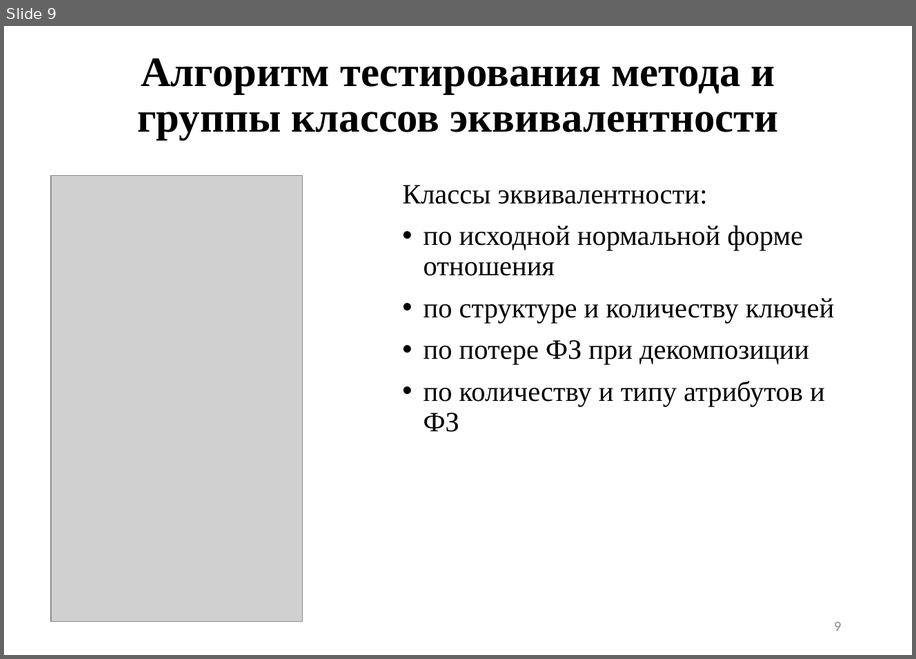
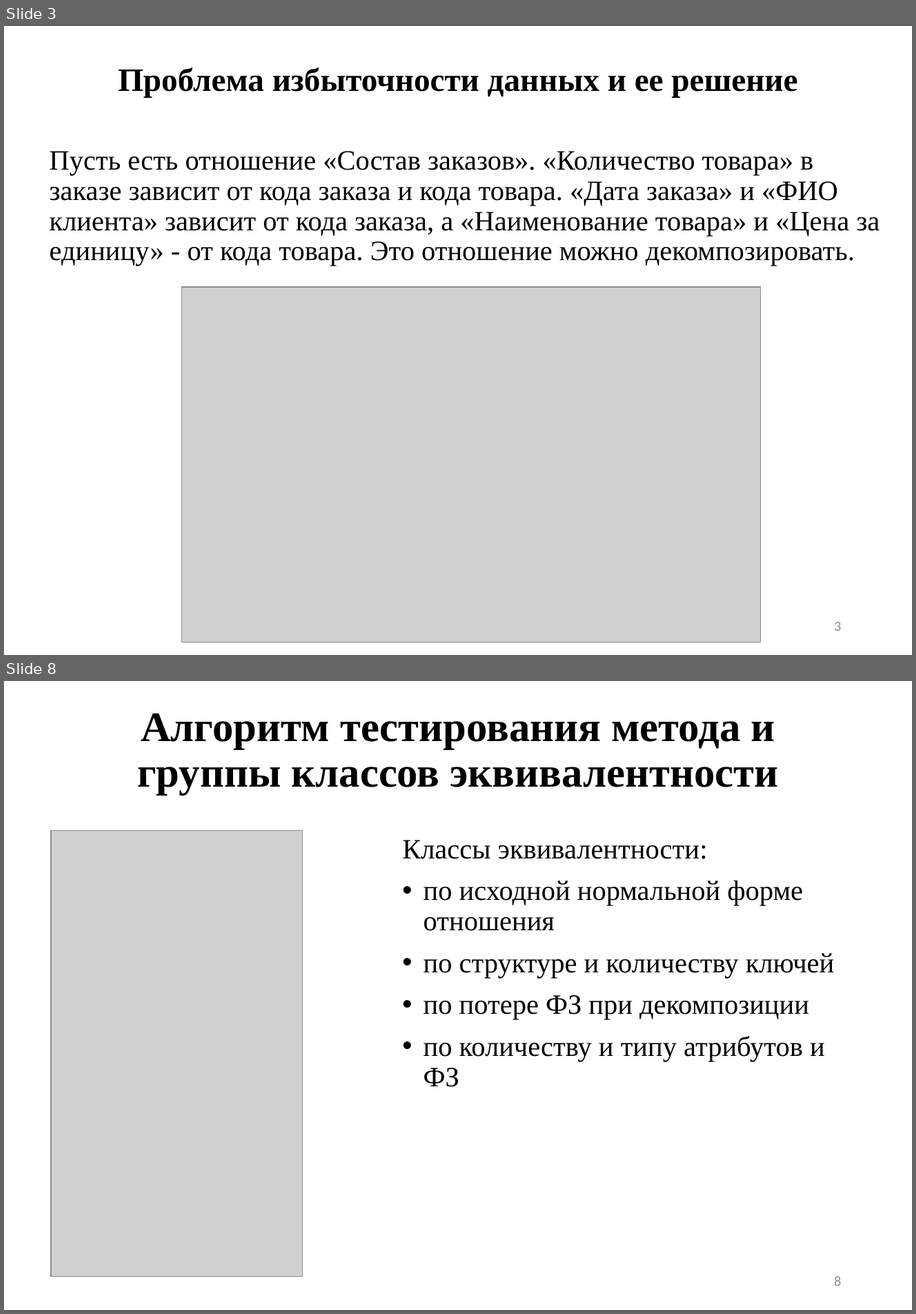
Before and after one commit to sampletext117/auto_normalization, a slide deck: main.pptx. Shown one above the other, each under a label of ours: slide 9 before the commit, slides 3 and 8 after it; the slides between them are not shown. The pictures are 916x659 and 916x1314 pixels, drawn with LibreOffice and Linux fonts; fonts in the diff are those of the drawing; grey boxes stand for pictures. Boxes give left, top, right and bottom in pixels: in the first picture for what was removed or moved away, otherwise in the second. Text is boxed around its words. In the diff, an @@ line names an element or a change of style, - is before the commit and + after.

```diff
--- a/main.pptx
+++ b/main.pptx
@@ slide 3 added at [4,26,912,655], background #FFFFFF @@
@@ title added at [118,67,797,98], 28 pt, text #000000, bold @@
+Проблема избыточности данных и ее решение
@@ text added at [50,151,880,266], 24 pt, text #000000 @@
+Пусть есть отношение «Состав заказов». «Количество товара» в заказе зависит от кода заказа и кода товара. «Дата заказа» и «ФИО клиента» зависит от кода заказа, а «Наименование товара» и «Цена за единицу» - от кода товара. Это отношение можно декомпозировать.
@@ picture added at [182,287,761,642] @@
@@ page number added at [834,621,841,630], 12 pt, text #8C8C8C @@
+3
@@ what was slide 9 is now slide 8 @@
@@ page number at [834,1276,841,1285]: text changed @@
-9
+8
```
Also in this commit, not shown: 5 slides changed, 3 other slides added, 5 slides removed, 6 other files.
